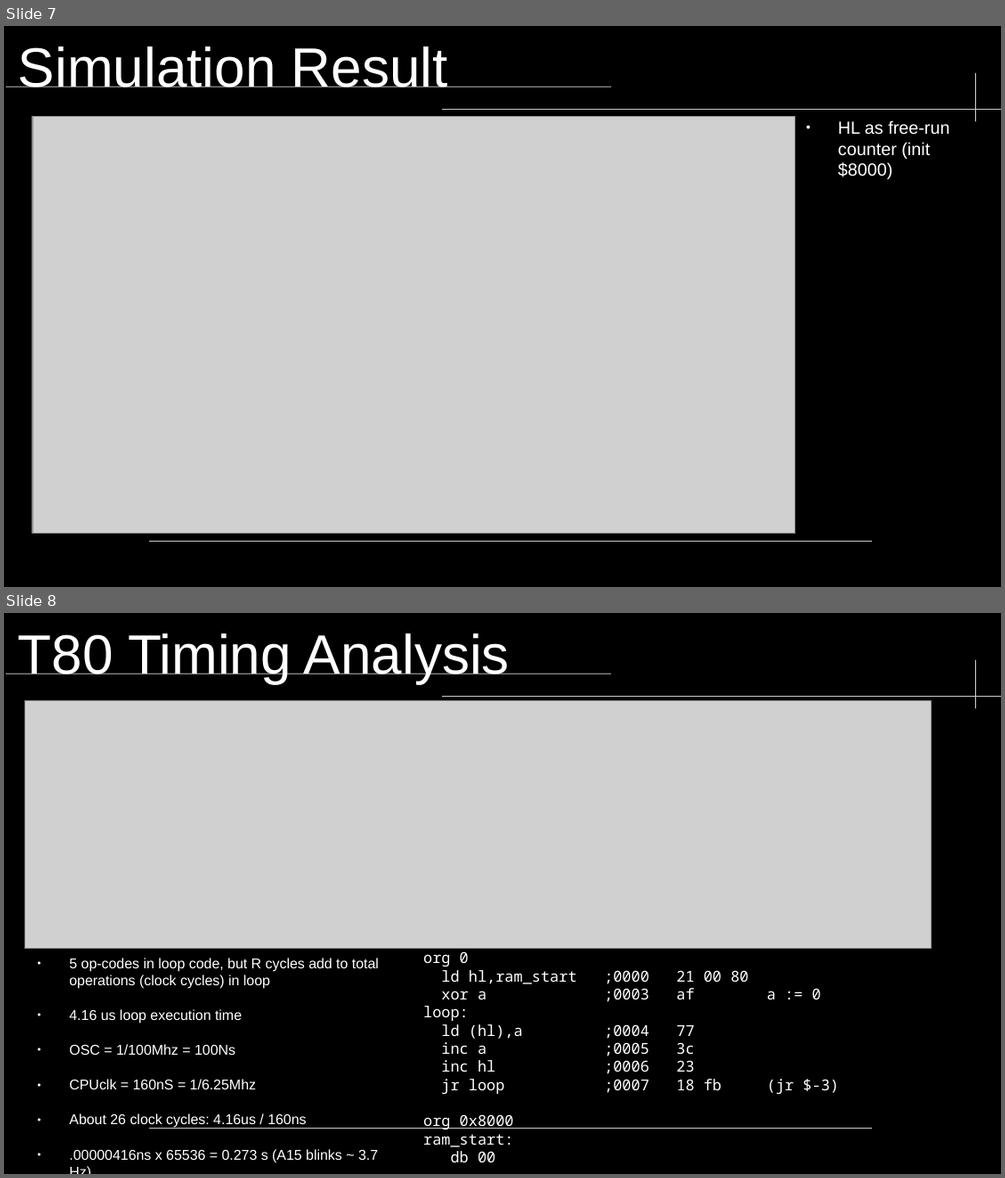
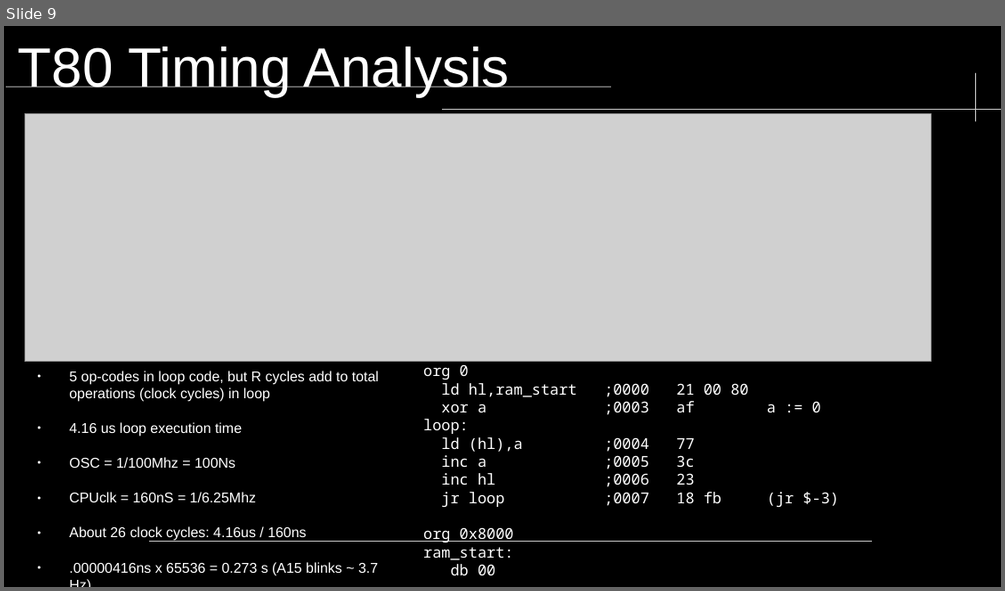
Before and after one commit to neiderm/retro_comp_fpga, a slide deck: docs/soc_t80_cpu_sim.odp. Shown one above the other, each under a label of ours: slides 7 and 8 before the commit, slide 9 after it. The pictures are 1005x1178 and 1005x591 pixels, drawn with LibreOffice and Linux fonts; fonts in the diff are those of the drawing; grey boxes stand for pictures; background and template pictures are left out. Boxes give left, top, right and bottom in pixels: in the first picture for what was removed or moved away, otherwise in the second. Text is boxed around its words. In the diff, an @@ line names an element or a change of style, - is before the commit and + after.

```diff
--- a/docs/soc_t80_cpu_sim.odp
+++ b/docs/soc_t80_cpu_sim.odp
@@ slide 7 removed at (x1=4, y1=26, x2=1001, y2=587), background #000000; not listed: 4 template elements that a slide beside it also shows @@
@@ title removed at (x1=18, y1=46, x2=448, y2=87) @@
-Simulation Result
@@ picture removed at (x1=32, y1=117, x2=795, y2=533) @@
@@ text removed at (x1=838, y1=120, x2=949, y2=179) @@
-● HL as free-run counter (init $8000)
@@ what was slide 8 is now slide 9 @@
```
Also in this commit, not shown: 2 slides changed, 3 slides added, 2 other slides removed.
